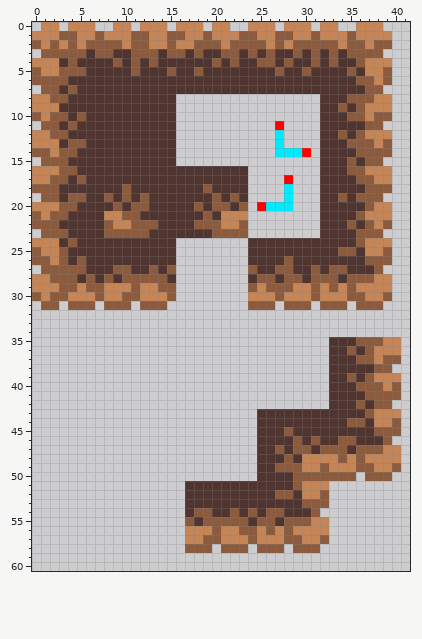
A pixel-art file gets an edit: Game Assets/Tilemaps/tilemap_first_environment.aseprite. That is the earlier state.
64x64 pixels, 1 frame. Shown: x 0..41, y 0..60.
The result:
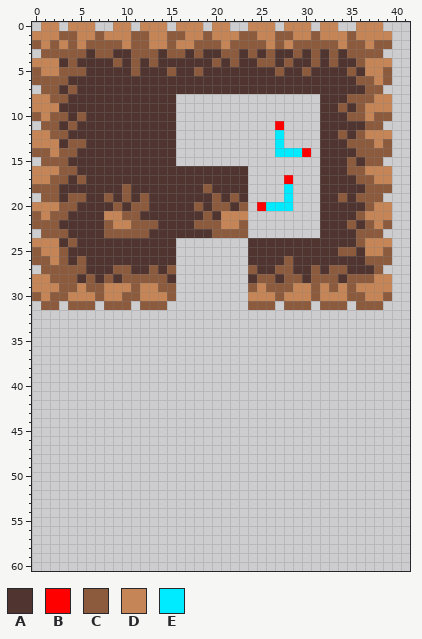
Palette (. is transparent): A #4f342f  B #ff0000  C #8c5b3e  D #c68556  E #00ebff
The exact change:
y 35: x 33..40 AAACCCDD -> ........
y 36: x 33..40 AACACDDD -> ........
y 37: x 33..40 AAACCDCC -> ........
y 38: x 33..39 AAAAACC -> .......
y 39: x 33..40 AACACDDD -> ........
y 40: x 33..40 AAACCCDC -> ........
y 41: x 33..40 AAAACCCC -> ........
y 42: x 33..39 AAACACC -> .......
y 43: x 25..40 AAAAAAAAAAAACDDD -> ................
y 44: x 25..40 AAAAAAAAAACCADDC -> ................
y 45: x 25..40 AAACAAAAAAAAACCC -> ................
y 46: x 25..39 AAAACACAACCAAAC -> ...............
y 47: x 25..40 AACACCACCCACCCDD -> ................
y 48: x 25..40 AAACADDDDCDCDDDD -> ................
y 49: x 25..40 AACCCDDCDDDCCDDC -> ................
y 50: x 25..35 AAAACCCCCCC -> ...........; x 37..39 CCC -> ...
y 51: x 17..32 AAAAAAAAAAAACDDD -> ................
y 52: x 17..32 AAAAAAAAAACCADDC -> ................
y 53: x 17..32 AAAAAAAAAAAAACCC -> ................
y 54: x 17..31 ACCAACACACCAAAC -> ...............
y 55: x 17..32 CACCCCCACCACCCDD -> ................
y 56: x 17..32 DDDCDDCCDCDCDDDD -> ................
y 57: x 17..32 DDCCDDDCDDDCCDDC -> ................
y 58: x 17..19 CCC -> ...; x 21..23 CCC -> ...; x 25..27 CCC -> ...; x 29..31 CCC -> ...
